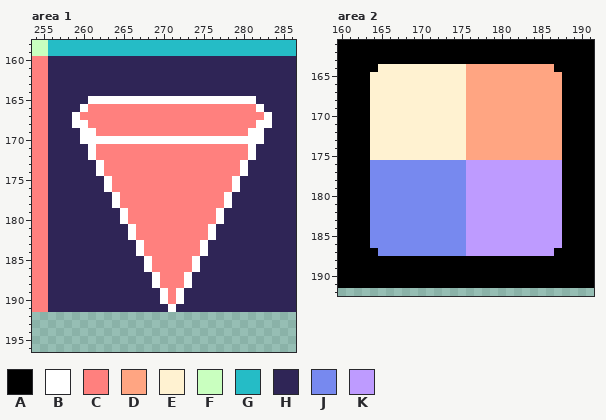
A pixel-art file gets an edit: Entregas/ase/Tilesets/tileset-0006.ase. Above is the file before it was changed.
512x512 pixels, 1 frame. Shown: area 1: x 254..286, y 158..196; area 2: x 160..191, y 161..192. The commit also changed other parts of the picture, which this record leaves out.
Visible layers, top first: "Layer 3", "Layer 4" opacity 52%.
Palette (. is transparent): A #000000  B #ffffff  C #ff807e  D #ffa582  E #fff2d1  F #c9ffbf  G #25bcc6  H #2f2556  J #7789ef  K #be9bff
Pixels before, area 1, first column x 254:
158 FFGGGGGGGGGGGGGGGGGGGGGGGGGGGGGGG
159 FFGGGGGGGGGGGGGGGGGGGGGGGGGGGGGGG
160 CCHHHHHHHHHHHHHHHHHHHHHHHHHHHHHHH
161 CCHHHHHHHHHHHHHHHHHHHHHHHHHHHHHHH
162 CCHHHHHHHHHHHHHHHHHHHHHHHHHHHHHHH
163 CCHHHHHHHHHHHHHHHHHHHHHHHHHHHHHHH
164 CCHHHHHHHHHHHHHHHHHHHHHHHHHHHHHHH
165 CCHHHHHBBBBBBBBBBBBBBBBBBBBBHHHHH
166 CCHHHHBCCCCCCCCCCCCCCCCCCCCCBHHHH
167 CCHHHBCCCCCCCCCCCCCCCCCCCCCCCBHHH
168 CCHHHBBCCCCCCCCCCCCCCCCCCCCCBBHHH
169 CCHHHHBBCCCCCCCCCCCCCCCCCCCBBHHHH
170 CCHHHHBBBBBBBBBBBBBBBBBBBBBBBHHHH
171 CCHHHHHBCCCCCCCCCCCCCCCCCCCBHHHHH
172 CCHHHHHBCCCCCCCCCCCCCCCCCCCBHHHHH
173 CCHHHHHHBCCCCCCCCCCCCCCCCCBHHHHHH
174 CCHHHHHHBCCCCCCCCCCCCCCCCCBHHHHHH
175 CCHHHHHHHBCCCCCCCCCCCCCCCBHHHHHHH
176 CCHHHHHHHBCCCCCCCCCCCCCCCBHHHHHHH
177 CCHHHHHHHHBCCCCCCCCCCCCCBHHHHHHHH
178 CCHHHHHHHHBCCCCCCCCCCCCCBHHHHHHHH
179 CCHHHHHHHHHBCCCCCCCCCCCBHHHHHHHHH
180 CCHHHHHHHHHBCCCCCCCCCCCBHHHHHHHHH
181 CCHHHHHHHHHHBCCCCCCCCCBHHHHHHHHHH
182 CCHHHHHHHHHHBCCCCCCCCCBHHHHHHHHHH
183 CCHHHHHHHHHHHBCCCCCCCBHHHHHHHHHHH
184 CCHHHHHHHHHHHBCCCCCCCBHHHHHHHHHHH
185 CCHHHHHHHHHHHHBCCCCCBHHHHHHHHHHHH
186 CCHHHHHHHHHHHHBCCCCCBHHHHHHHHHHHH
187 CCHHHHHHHHHHHHHBCCCBHHHHHHHHHHHHH
188 CCHHHHHHHHHHHHHBCCCBHHHHHHHHHHHHH
189 CCHHHHHHHHHHHHHHBCBHHHHHHHHHHHHHH
190 CCHHHHHHHHHHHHHHBCBHHHHHHHHHHHHHH
191 CCHHHHHHHHHHHHHHHBHHHHHHHHHHHHHHH
Pixels before, area 2, first column x 160:
161 AAAAAAAAAAAAAAAAAAAAAAAAAAAAAAAA
162 AAAAAAAAAAAAAAAAAAAAAAAAAAAAAAAA
163 AAAAAAAAAAAAAAAAAAAAAAAAAAAAAAAA
164 AAAAAEEEEEEEEEEEDDDDDDDDDDDAAAAA
165 AAAAEEEEEEEEEEEEDDDDDDDDDDDDAAAA
166 AAAAEEEEEEEEEEEEDDDDDDDDDDDDAAAA
167 AAAAEEEEEEEEEEEEDDDDDDDDDDDDAAAA
168 AAAAEEEEEEEEEEEEDDDDDDDDDDDDAAAA
169 AAAAEEEEEEEEEEEEDDDDDDDDDDDDAAAA
170 AAAAEEEEEEEEEEEEDDDDDDDDDDDDAAAA
171 AAAAEEEEEEEEEEEEDDDDDDDDDDDDAAAA
172 AAAAEEEEEEEEEEEEDDDDDDDDDDDDAAAA
173 AAAAEEEEEEEEEEEEDDDDDDDDDDDDAAAA
174 AAAAEEEEEEEEEEEEDDDDDDDDDDDDAAAA
175 AAAAEEEEEEEEEEEEDDDDDDDDDDDDAAAA
176 AAAAJJJJJJJJJJJJKKKKKKKKKKKKAAAA
177 AAAAJJJJJJJJJJJJKKKKKKKKKKKKAAAA
178 AAAAJJJJJJJJJJJJKKKKKKKKKKKKAAAA
179 AAAAJJJJJJJJJJJJKKKKKKKKKKKKAAAA
180 AAAAJJJJJJJJJJJJKKKKKKKKKKKKAAAA
181 AAAAJJJJJJJJJJJJKKKKKKKKKKKKAAAA
182 AAAAJJJJJJJJJJJJKKKKKKKKKKKKAAAA
183 AAAAJJJJJJJJJJJJKKKKKKKKKKKKAAAA
184 AAAAJJJJJJJJJJJJKKKKKKKKKKKKAAAA
185 AAAAJJJJJJJJJJJJKKKKKKKKKKKKAAAA
186 AAAAJJJJJJJJJJJJKKKKKKKKKKKKAAAA
187 AAAAAJJJJJJJJJJJKKKKKKKKKKKAAAAA
188 AAAAAAAAAAAAAAAAAAAAAAAAAAAAAAAA
189 AAAAAAAAAAAAAAAAAAAAAAAAAAAAAAAA
190 AAAAAAAAAAAAAAAAAAAAAAAAAAAAAAAA
191 AAAAAAAAAAAAAAAAAAAAAAAAAAAAAAAA
After:
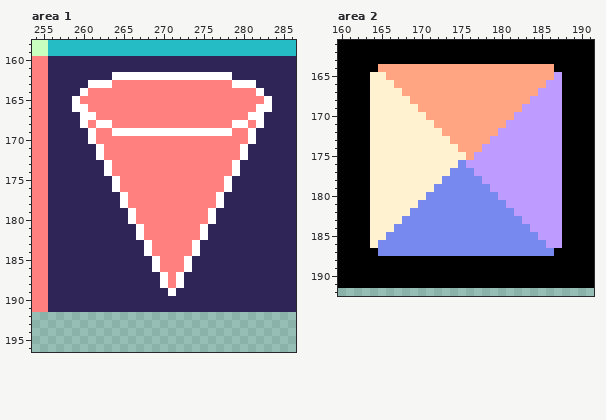
Difference:
Area 1, layer "Layer 3":
Colour B replaces colour C in row 167 at x 260 to 261 and 281 to 282; in row 168 at x 262 to 263 and 279 to 280; in row 169 at x 264 to 278; in rows 171 to 172 at x 262 and 280; in rows 173 to 174 at x 263 and 279; in rows 175 to 176 at x 264 and 278.
Colour B replaces colour C in rows 177 to 178 at x 265 and 277; in rows 179 to 180 at x 266 and 276; in rows 181 to 182 at x 267 and 275; in rows 183 to 184 at x 268 and 274; in rows 185 to 186 at x 269 and 273; in rows 187 to 188 at x 270 and 272.
Colour B replaces colour C in row 189 at x 271.
Colour B replaces colour H in row 162 at x 264 to 278; in row 163 at x 261 to 263 and 279 to 281; in row 164 at x 260 and 282; in rows 165 to 166 at x 259 and 283.
Colour C replaces colour B in row 165 at x 261 to 281; in row 170 at x 262 to 280.
Colour C replaces colour H in row 163 at x 264 to 278; in row 164 at x 261 to 281; in row 165 at x 260 and 282.
Colour H replaces colour B in rows 167 to 168 at x 259 and 283; in rows 169 to 170 at x 260 and 282; in rows 171 to 172 at x 261 and 281; in rows 173 to 174 at x 262 and 280; in rows 175 to 176 at x 263 and 279; in rows 177 to 178 at x 264 and 278.
Colour H replaces colour B in rows 179 to 180 at x 265 and 277; in rows 181 to 182 at x 266 and 276; in rows 183 to 184 at x 267 and 275; in rows 185 to 186 at x 268 and 274; in rows 187 to 188 at x 269 and 273; in rows 189 to 190 at x 270 and 272.
Colour H replaces colour B in row 191 at x 271.
Colour H replaces colour C in row 190 at x 271.
Area 2, layer "Layer 3":
Colour D replaces colour E in row 164 at x 165 to 175; in row 165 at x 166 to 175; in row 166 at x 167 to 175; in row 167 at x 168 to 175; in row 168 at x 169 to 175; in row 169 at x 170 to 175.
Colour D replaces colour E in row 170 at x 171 to 175; in row 171 at x 172 to 175; in row 172 at x 173 to 175; in row 173 at x 174 to 175; in row 174 at x 175.
Colour E replaces colour J in row 176 at x 164 to 174; in row 177 at x 164 to 173; in row 178 at x 164 to 172; in row 179 at x 164 to 171; in row 180 at x 164 to 170; in row 181 at x 164 to 169.
Colour E replaces colour J in row 182 at x 164 to 168; in row 183 at x 164 to 167; in row 184 at x 164 to 166; in row 185 at x 164 to 165; in row 186 at x 164.
Colour J replaces colour K in row 177 at x 176; in row 178 at x 176 to 177; in row 179 at x 176 to 178; in row 180 at x 176 to 179; in row 181 at x 176 to 180; in row 182 at x 176 to 181.
Colour J replaces colour K in row 183 at x 176 to 182; in row 184 at x 176 to 183; in row 185 at x 176 to 184; in row 186 at x 176 to 185; in row 187 at x 176 to 186.
Colour K replaces colour D in row 165 at x 187; in row 166 at x 186 to 187; in row 167 at x 185 to 187; in row 168 at x 184 to 187; in row 169 at x 183 to 187; in row 170 at x 182 to 187.
Colour K replaces colour D in row 171 at x 181 to 187; in row 172 at x 180 to 187; in row 173 at x 179 to 187; in row 174 at x 178 to 187; in row 175 at x 177 to 187.
Changed places in both pictures, as pixel boxes (x1, y1, x2, y2):
changed: (72, 72, 272, 312)
changed: (370, 64, 562, 256)
